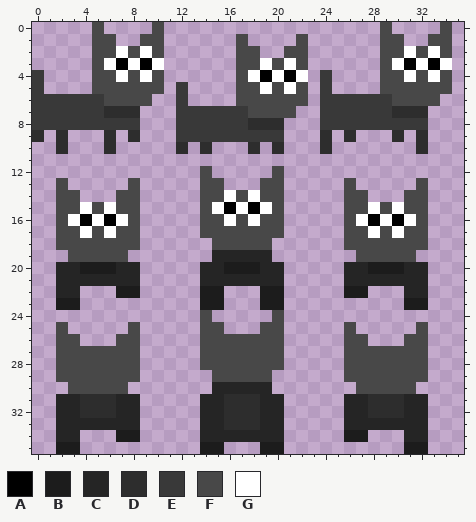
Two versions of one pixel-art sprite, content/sprites/cat.png. Above, as it was before the edit.
The file is 36x36 pixels. Pixels under 10% opacity are left out. Colours within 5 levels of each other are drawn and written as one.
Palette (. is transparent): A #000000  B #1c1c1c  C #252525  D #2d2d2d  E #393939  F #484848  G #ffffff
Now the later version:
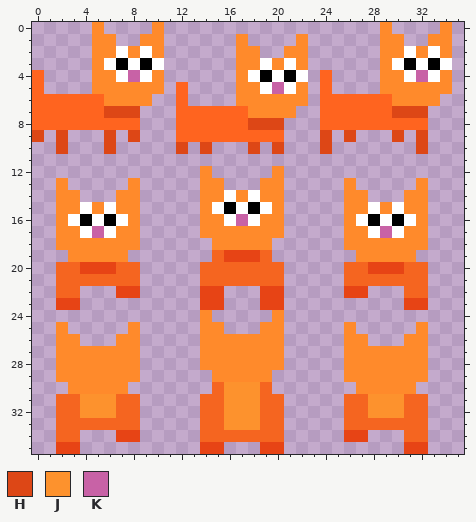
Colours new in this view: H #dd4716  J #fd922d  K #c862a6
Message: Better looking cat
Edits made:
{"colour":"B","old":"#1c1c1c","new":"#e74415"}
{"colour":"C","old":"#252525","new":"#f56520"}
{"colour":"E","old":"#393939","new":"#ff641f"}
{"colour":"F","old":"#484848","new":"#ff8a2b"}
{"y":4,"x":8,"old":"F","new":"K"}
{"y":4,"x":32,"old":"F","new":"K"}
{"y":5,"x":20,"old":"F","new":"K"}
{"y":7,"x":6,"old":"DDD","new":"HHH"}
{"y":7,"x":30,"old":"DDD","new":"HHH"}
{"y":8,"x":18,"old":"DDD","new":"HHH"}
{"y":9,"x":0,"old":"D","new":"H"}
{"y":9,"x":2,"old":"D","new":"H"}
{"y":9,"x":6,"old":"D","new":"H"}
{"y":9,"x":8,"old":"D","new":"H"}
{"y":9,"x":24,"old":"D","new":"H"}
{"y":9,"x":26,"old":"D","new":"H"}
{"y":9,"x":30,"old":"D","new":"H"}
{"y":9,"x":32,"old":"D","new":"H"}
{"y":10,"x":2,"old":"D","new":"H"}
{"y":10,"x":6,"old":"D","new":"H"}
{"y":10,"x":12,"old":"D","new":"H"}
{"y":10,"x":14,"old":"D","new":"H"}
{"y":10,"x":18,"old":"D","new":"H"}
{"y":10,"x":20,"old":"D","new":"H"}
{"y":10,"x":24,"old":"D","new":"H"}
{"y":10,"x":32,"old":"D","new":"H"}
{"y":16,"x":17,"old":"F","new":"K"}
{"y":17,"x":5,"old":"F","new":"K"}
{"y":17,"x":29,"old":"F","new":"K"}
{"y":19,"x":16,"old":"CCC","new":"BBB"}
{"y":20,"x":16,"old":"BBB","new":"CCC"}
{"y":30,"x":16,"old":"CCC","new":"JJJ"}
{"y":31,"x":4,"old":"DDD","new":"JJJ"}
{"y":31,"x":16,"old":"DDD","new":"JJJ"}
{"y":31,"x":28,"old":"DDD","new":"JJJ"}
{"y":32,"x":4,"old":"DDD","new":"JJJ"}
{"y":32,"x":16,"old":"DDD","new":"JJJ"}
{"y":32,"x":28,"old":"DDD","new":"JJJ"}
{"y":33,"x":16,"old":"DDD","new":"JJJ"}
{"label":"changed","picture_box":[32,22,452,454]}
